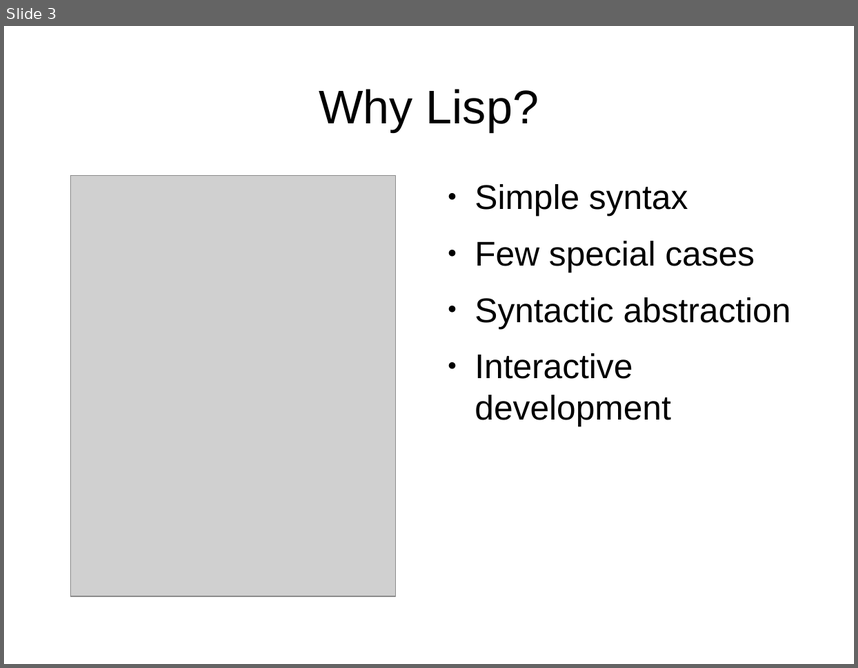
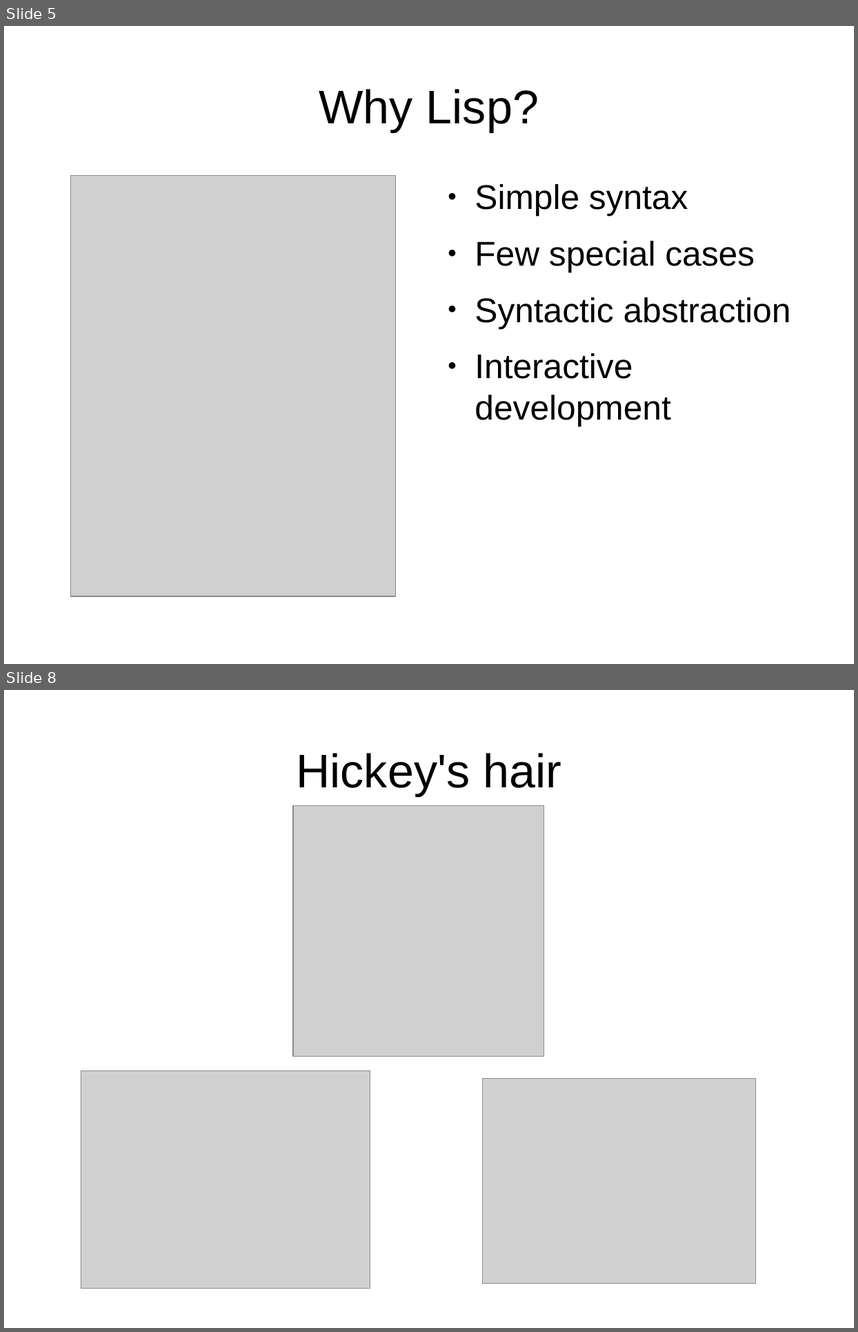
Before and after one commit to djwhitt/cposc2009, a slide deck: slides.odp. Shown one above the other, each under a label of ours: slide 3 before the commit, slides 5 and 8 after it; the slides between them are not shown. The pictures are 858x668 and 858x1332 pixels, drawn with LibreOffice and Linux fonts; fonts in the diff are those of the drawing; grey boxes stand for pictures. Boxes give left, top, right and bottom in pixels: in the first picture for what was removed or moved away, otherwise in the second. Text is boxed around its words. In the diff, an @@ line names an element or a change of style, - is before the commit and + after.

```diff
--- a/slides.odp
+++ b/slides.odp
@@ slide 8 added at [4, 690, 854, 1328], background #FFFFFF @@
@@ title added at [296, 753, 562, 796], 44 pt, text #000000 @@
+Hickey's hair
@@ picture added at [293, 806, 544, 1056] @@
@@ picture added at [81, 1071, 370, 1288] @@
@@ picture added at [483, 1078, 756, 1283] @@
@@ what was slide 3 is now slide 5 @@
```
Also in this commit, not shown: 4 other slides added, 1 slide removed.
